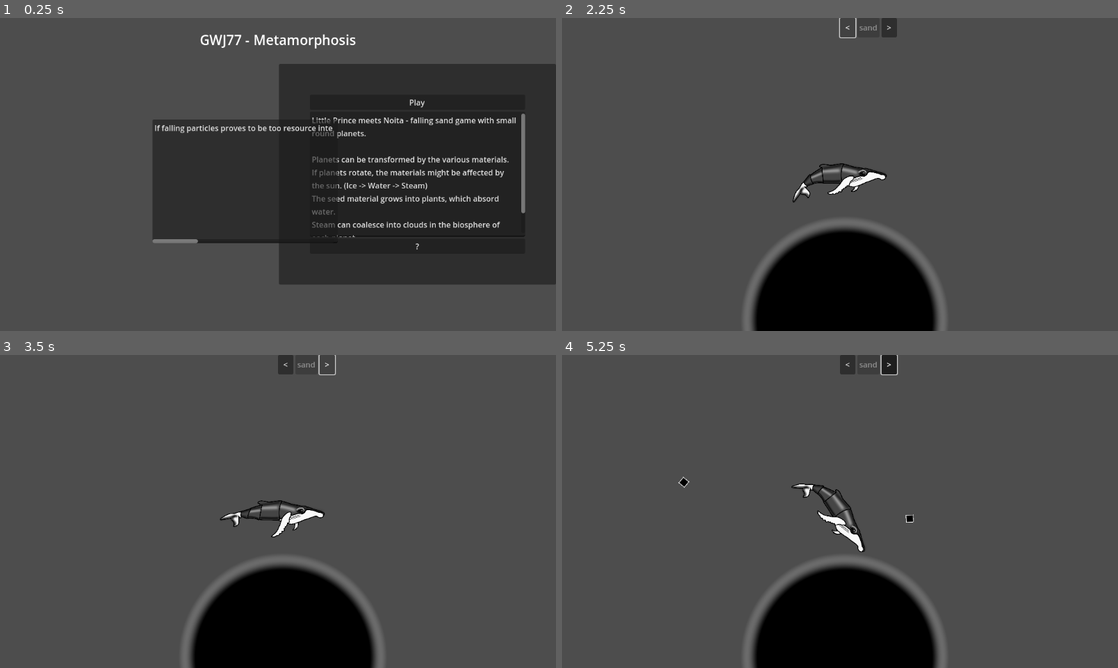
Above: before the commit, frames 1-4 (two rows, left to right).
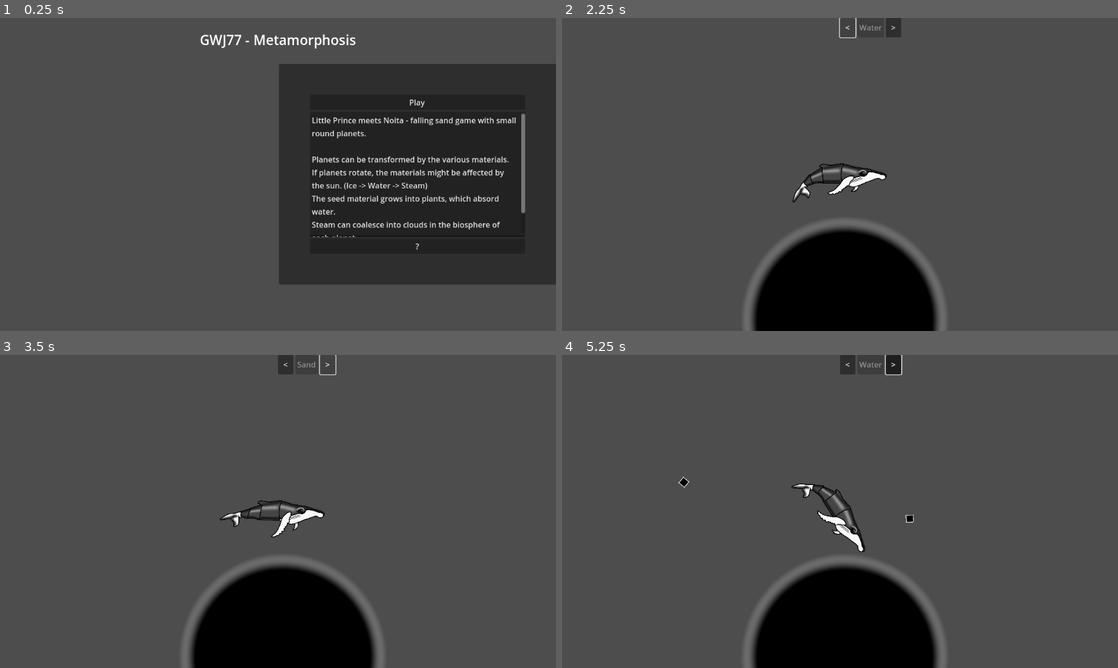
Above: after the commit, the same moments.

Repository: plexsoup/GWJ77-Metamorphosis
Game: Godot game, scene res://main.tscn
Two runs of this game, one before a commit and one after it. Both use one fixed random seed, a clock stepped at 60 frames per second and the inputs below.
Inputs:
- Up to frame 1 (0.25 s): no input
- Up to frame 2 (2.25 s): click "?" at 0.5 s; click "Play" at 1.25 s; click "<" at 2 s
- Up to frame 3 (3.5 s): click ">" at 2.75 s
- Up to frame 4 (5.25 s): hold D (rotate_right) 3.53-4.28 s; hold Space (shoot) 3.53-4.28 s; hold A (rotate_left) 4.28-5.03 s; tap Space (shoot) at 4.35 s; hold D (rotate_right) from 5.03 s (still down); hold Space (shoot) from 5.03 s (still down)

The runs differ from the first frame. In frame 1, 9.3% of the frame differs, in the area x 27-61%, y 32-72%; in frame 2, 0.1%; in frame 3, less than 0.1%; in frame 4, 0.2%.

Commit message:
first l-system

Diff:
--- a/GUI/hud.gd
+++ b/GUI/hud.gd
@@ -5,7 +5,8 @@
 
 var current_material : # phantom - passthru var
 	set(v): # nothing to set
-		return
+		current_material = v
+		material_changed.emit()
 	get:
 		return $MaterialPicker.current_material_scene
 
--- a/GUI/material_picker.gd
+++ b/GUI/material_picker.gd
@@ -3,6 +3,7 @@
 var materials = [
 	preload("res://falling_materials/FallingSand.tscn"),
 	preload("res://falling_materials/FallingWater.tscn"),
+	preload("res://falling_materials/FallingSeed.tscn"),
 ]
 
 var current_material_idx = 0
--- /dev/null
+++ b/Objects/l_tree.gd
@@ -0,0 +1,58 @@
+extends Node2D
+
+var axiom = "F"
+var rules = {
+	"F": "FF+[+F-F-F]-[-F+F+F]"
+}
+var angle = 25.7
+var iterations = randi_range(1,3)
+
+func _ready():
+	generate_tree()
+
+func generate_tree():
+	var sentence = process_l_system(axiom, rules, iterations)
+	draw_tree(sentence)
+
+func process_l_system(initial, rules, iterations):
+	var current = initial
+	for _i in range(iterations):
+		var next = ""
+		for char in current:
+			if char in rules:
+				next += rules[char]
+			else:
+				next += char
+			current = next
+	return current
+
+func draw_tree(sentence):
+	var stack = []
+	var pos = Vector2.ZERO
+	var dir = Vector2.UP
+	var current_line = null
+
+	for char in sentence:
+		match char:
+			"F":
+				var length = 15
+				if current_line == null:
+					current_line = Line2D.new()
+					current_line.default_color = Color.WHITE
+					current_line.width = 2  # You can adjust this for tapering if needed
+					current_line.add_point(pos)
+					add_child(current_line)
+				current_line.add_point(pos + dir * length)
+				pos += dir * length
+			"+":
+				dir = dir.rotated(deg_to_rad(-angle))
+			"-":
+				dir = dir.rotated(deg_to_rad(angle))
+			"[":
+				stack.push_back([pos, dir, current_line])
+				current_line = null  # Start a new line for the branch
+			"]":
+				var state = stack.pop_back()
+				pos = state[0]
+				dir = state[1]
+				current_line = state[2]  # Continue with the line from before branching
--- /dev/null
+++ b/Objects/l_tree.tscn
@@ -0,0 +1,7 @@
+[gd_scene load_steps=2 format=3 uid="uid://m0huryqx6d4t"]
+
+[ext_resource type="Script" path="res://Objects/l_tree.gd" id="1_1txut"]
+
+[node name="L-Tree" type="Node2D"]
+position = Vector2(554, 330)
+script = ExtResource("1_1txut")
--- a/falling_materials/FallingSand.tscn
+++ b/falling_materials/FallingSand.tscn
@@ -14,7 +14,7 @@
 fill_from = Vector2(0.5, 0.5)
 
 [node name="Sand" instance=ExtResource("1_1t8vy")]
-short_name = "sand"
+short_name = "Sand"
 
 [node name="Sprite2D" type="Sprite2D" parent="." index="1"]
 texture = SubResource("GradientTexture2D_w2f4a")
--- /dev/null
+++ b/falling_materials/FallingSeed.tscn
@@ -0,0 +1,20 @@
+[gd_scene load_steps=4 format=3 uid="uid://cqkaox8s44rxi"]
+
+[ext_resource type="PackedScene" uid="uid://cy277iegdegrc" path="res://falling_materials/falling_material.tscn" id="1_mhuow"]
+
+[sub_resource type="Gradient" id="Gradient_bgufy"]
+offsets = PackedFloat32Array(0.831169, 1)
+colors = PackedColorArray(0, 0.455773, 0.130173, 1, 1, 1, 1, 1)
+
+[sub_resource type="GradientTexture2D" id="GradientTexture2D_yf6dd"]
+gradient = SubResource("Gradient_bgufy")
+width = 16
+height = 16
+fill = 2
+fill_from = Vector2(0.5, 0.5)
+
+[node name="Seed" instance=ExtResource("1_mhuow")]
+short_name = "Seed"
+
+[node name="Sprite2D" type="Sprite2D" parent="." index="1"]
+texture = SubResource("GradientTexture2D_yf6dd")
--- a/falling_materials/FallingWater.tscn
+++ b/falling_materials/FallingWater.tscn
@@ -14,7 +14,7 @@
 fill_from = Vector2(0.5, 0.5)
 
 [node name="Water" instance=ExtResource("1_4cnja")]
-short_name = "sand"
+short_name = "Water"
 
 [node name="Sprite2D" type="Sprite2D" parent="." index="1"]
 texture = SubResource("GradientTexture2D_sp1fk")
--- a/main.gd
+++ b/main.gd
@@ -17,6 +17,10 @@
 		Vector2(316, 210)
 	]
 	var tween = create_tween()
-	var current_pos_idx = positions.find($DevNotes.position)
-	var new_pos_idx = ( current_pos_idx +1 ) % positions.size()
-	tween.tween_property($DevNotes, "position", positions[new_pos_idx], 0.5)
+	var next_pos : Vector2
+	if $DevNotes.position.x < 0:
+		next_pos = positions[1]
+	else:
+		next_pos = positions[0]
+
+	tween.tween_property($DevNotes, "position", next_pos, 0.5)
--- a/main.tscn
+++ b/main.tscn
@@ -85,12 +85,13 @@
 [node name="DevNotes" type="TextEdit" parent="."]
 custom_minimum_size = Vector2(384, 256)
 layout_mode = 0
-offset_left = 316.0
+offset_left = -421.0
 offset_top = 210.0
-offset_right = 700.0
+offset_right = -37.0
 offset_bottom = 466.0
 text = "If falling particles proves to be too resource intensive, we'll switch to bombs which spawn objects (lake, tree, mountain, whatever). Because falling sand games may require a custom pixel-based physics engine.
 "
+wrap_mode = 1
 
 [connection signal="pressed" from="VBoxContainer/HBoxContainer3/TabContainer/TitleScreen/Buttons/PlayButton" to="." method="_on_play_button_pressed"]
 [connection signal="pressed" from="VBoxContainer/HBoxContainer3/TabContainer/TitleScreen/Buttons/StrangeButton" to="." method="_on_strange_button_pressed"]
--- a/sand_cannon.gd
+++ b/sand_cannon.gd
@@ -38,12 +38,12 @@
 		pass
 
 
-func move_through_particles(remaining_velocity):
-	var collision : KinematicCollision2D = move_and_collide(velocity)
+func move_through_particles(_remaining_velocity):
+	var collision : KinematicCollision2D = move_and_collide(_remaining_velocity)
 	if collision:
 		var collider = collision.get_collider()
 		if collider.is_in_group("particles"):
-			#move_through_particles(collision.get_remainder())
+			#move_through_particles(_remaining_velocity)
 			var push_force = 10.0 * thrust
 			collider.apply_central_impulse(-1*collision.get_normal()*push_force)
 		elif collider.owner.is_in_group("planets"):
--- a/sand_cannon.tscn
+++ b/sand_cannon.tscn
@@ -9,6 +9,81 @@
 [sub_resource type="CapsuleShape2D" id="CapsuleShape2D_rxdwf"]
 radius = 23.0
 height = 82.0
+
+[sub_resource type="Animation" id="Animation_6it82"]
+length = 0.001
+tracks/0/type = "value"
+tracks/0/imported = false
+tracks/0/enabled = true
+tracks/0/path = NodePath("WhaleBody/HeadTop/Middle/Thigh:rotation")
+tracks/0/interp = 1
+tracks/0/loop_wrap = true
+tracks/0/keys = {
+"times": PackedFloat32Array(0),
+"transitions": PackedFloat32Array(1),
+"update": 0,
+"values": [0.0]
+}
+tracks/1/type = "value"
+tracks/1/imported = false
+tracks/1/enabled = true
+tracks/1/path = NodePath("WhaleBody/HeadTop/Middle/Thigh/L_Tail:rotation")
+tracks/1/interp = 1
+tracks/1/loop_wrap = true
+tracks/1/keys = {
+"times": PackedFloat32Array(0),
+"transitions": PackedFloat32Array(1),
+"update": 0,
+"values": [0.0]
+}
+tracks/2/type = "value"
+tracks/2/imported = false
+tracks/2/enabled = true
+tracks/2/path = NodePath("WhaleBody/HeadTop/Middle/Thigh/L_Tail/Fin:rotation")
+tracks/2/interp = 1
+tracks/2/loop_wrap = true
+tracks/2/keys = {
+"times": PackedFloat32Array(0),
+"transitions": PackedFloat32Array(1),
+"update": 0,
+"values": [0.0]
+}
+tracks/3/type = "value"
+tracks/3/imported = false
+tracks/3/enabled = true
+tracks/3/path = NodePath("WhaleBody/HeadTop/Fin_F:rotation")
+tracks/3/interp = 1
+tracks/3/loop_wrap = true
+tracks/3/keys = {
+"times": PackedFloat32Array(0),
+"transitions": PackedFloat32Array(1),
+"update": 0,
+"values": [0.0]
+}
+tracks/4/type = "value"
+tracks/4/imported = false
+tracks/4/enabled = true
+tracks/4/path = NodePath("WhaleBody/HeadTop/Fin_B:rotation")
+tracks/4/interp = 1
+tracks/4/loop_wrap = true
+tracks/4/keys = {
+"times": PackedFloat32Array(0),
+"transitions": PackedFloat32Array(1),
+"update": 0,
+"values": [0.0]
+}
+tracks/5/type = "value"
+tracks/5/imported = false
+tracks/5/enabled = true
+tracks/5/path = NodePath("WhaleBody/HeadTop:rotation")
+tracks/5/interp = 1
+tracks/5/loop_wrap = true
+tracks/5/keys = {
+"times": PackedFloat32Array(0),
+"transitions": PackedFloat32Array(1),
+"update": 0,
+"values": [0.0]
+}
 
 [sub_resource type="Animation" id="Animation_j62lo"]
 resource_name = "swim"
@@ -86,81 +161,6 @@
 "values": [0.0, 0.0, -0.0890118, 0.0]
 }
 
-[sub_resource type="Animation" id="Animation_6it82"]
-length = 0.001
-tracks/0/type = "value"
-tracks/0/imported = false
-tracks/0/enabled = true
-tracks/0/path = NodePath("WhaleBody/HeadTop/Middle/Thigh:rotation")
-tracks/0/interp = 1
-tracks/0/loop_wrap = true
-tracks/0/keys = {
-"times": PackedFloat32Array(0),
-"transitions": PackedFloat32Array(1),
-"update": 0,
-"values": [0.0]
-}
-tracks/1/type = "value"
-tracks/1/imported = false
-tracks/1/enabled = true
-tracks/1/path = NodePath("WhaleBody/HeadTop/Middle/Thigh/L_Tail:rotation")
-tracks/1/interp = 1
-tracks/1/loop_wrap = true
-tracks/1/keys = {
-"times": PackedFloat32Array(0),
-"transitions": PackedFloat32Array(1),
-"update": 0,
-"values": [0.0]
-}
-tracks/2/type = "value"
-tracks/2/imported = false
-tracks/2/enabled = true
-tracks/2/path = NodePath("WhaleBody/HeadTop/Middle/Thigh/L_Tail/Fin:rotation")
-tracks/2/interp = 1
-tracks/2/loop_wrap = true
-tracks/2/keys = {
-"times": PackedFloat32Array(0),
-"transitions": PackedFloat32Array(1),
-"update": 0,
-"values": [0.0]
-}
-tracks/3/type = "value"
-tracks/3/imported = false
-tracks/3/enabled = true
-tracks/3/path = NodePath("WhaleBody/HeadTop/Fin_F:rotation")
-tracks/3/interp = 1
-tracks/3/loop_wrap = true
-tracks/3/keys = {
-"times": PackedFloat32Array(0),
-"transitions": PackedFloat32Array(1),
-"update": 0,
-"values": [0.0]
-}
-tracks/4/type = "value"
-tracks/4/imported = false
-tracks/4/enabled = true
-tracks/4/path = NodePath("WhaleBody/HeadTop/Fin_B:rotation")
-tracks/4/interp = 1
-tracks/4/loop_wrap = true
-tracks/4/keys = {
-"times": PackedFloat32Array(0),
-"transitions": PackedFloat32Array(1),
-"update": 0,
-"values": [0.0]
-}
-tracks/5/type = "value"
-tracks/5/imported = false
-tracks/5/enabled = true
-tracks/5/path = NodePath("WhaleBody/HeadTop:rotation")
-tracks/5/interp = 1
-tracks/5/loop_wrap = true
-tracks/5/keys = {
-"times": PackedFloat32Array(0),
-"transitions": PackedFloat32Array(1),
-"update": 0,
-"values": [0.0]
-}
-
 [sub_resource type="AnimationLibrary" id="AnimationLibrary_yqwqh"]
 _data = {
 "RESET": SubResource("Animation_6it82"),
